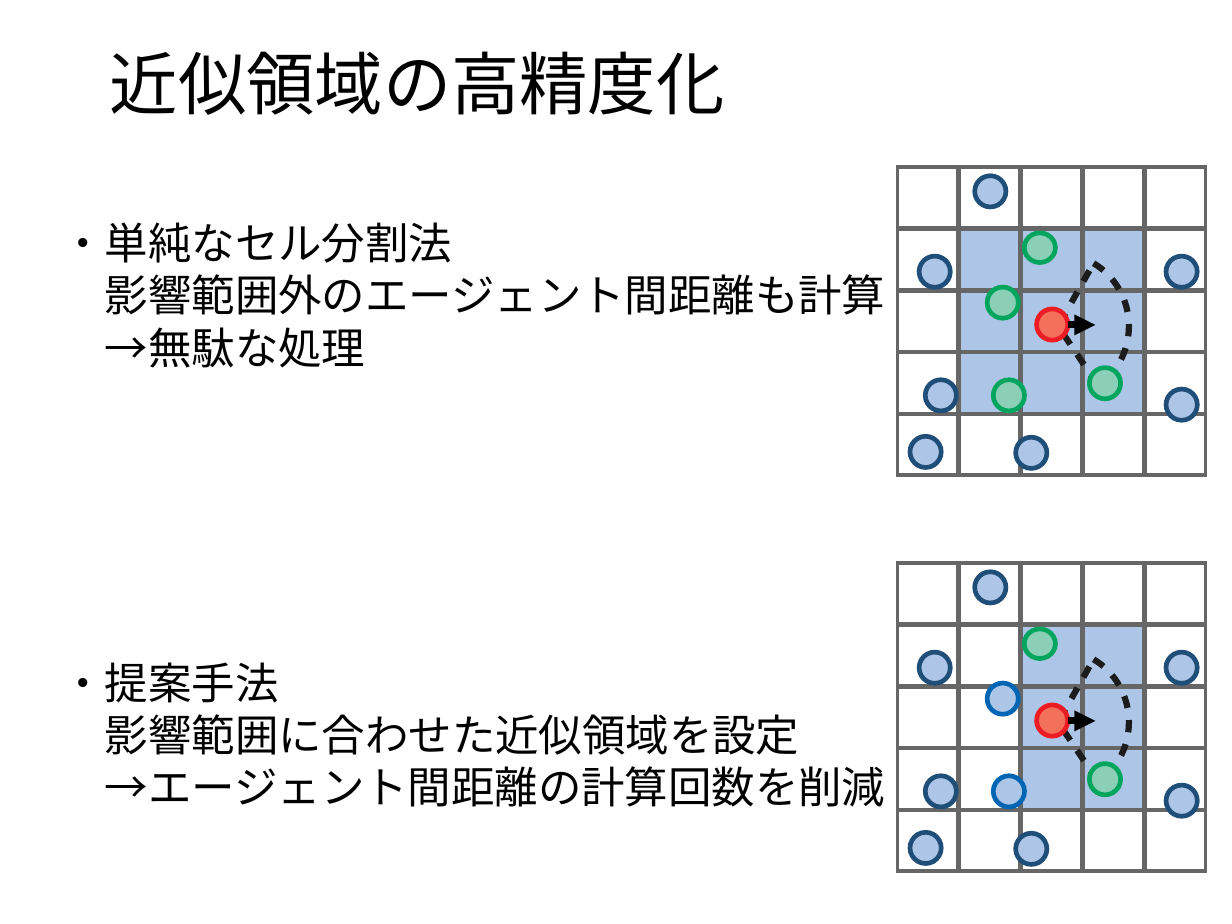
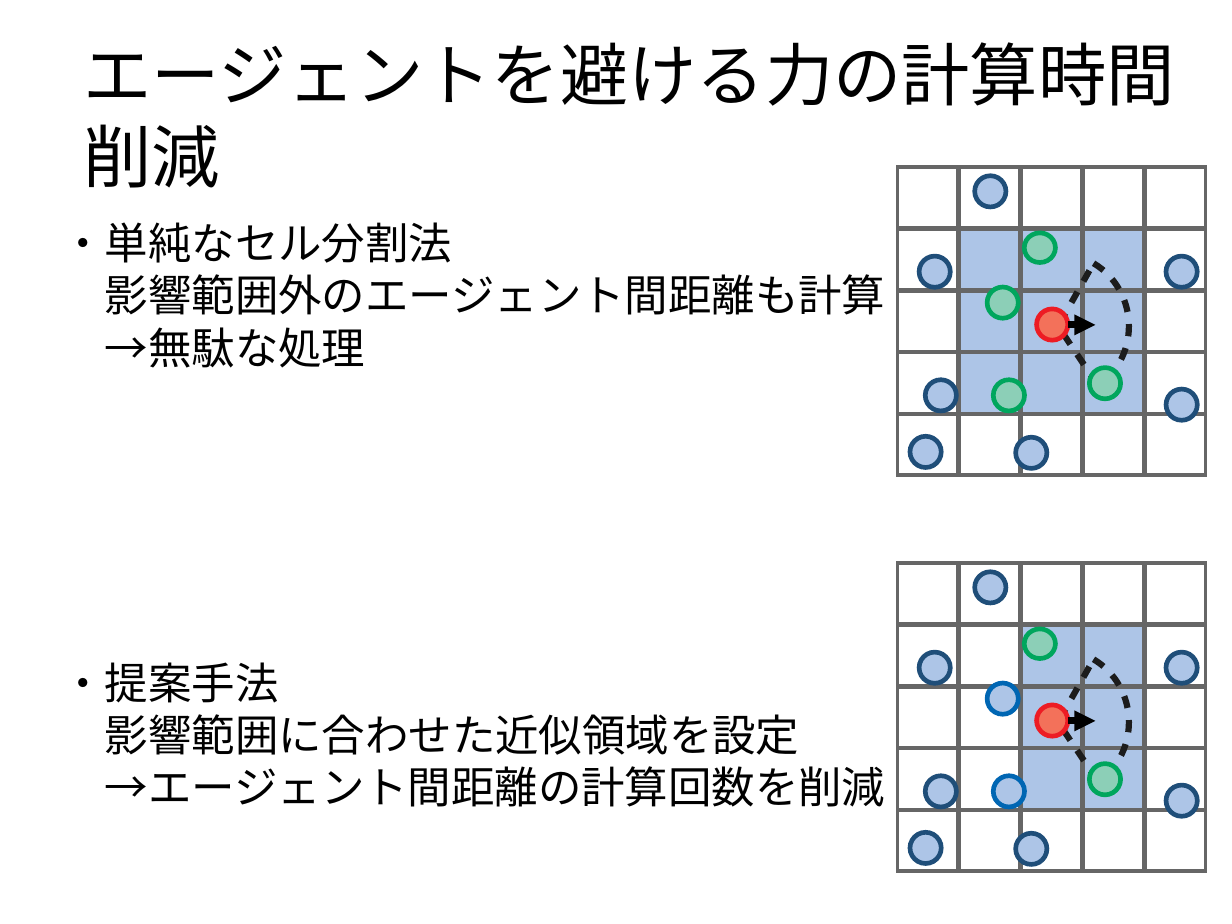
Before and after one commit to payao8810/shuron, a slide deck: slide 27 of slide.odp (slide 24 before the commit). Drawn at 1232x924 pixels with LibreOffice and Linux fonts; fonts in the diff are those of the drawing; background and template pictures are left out. Boxes give left, top, right and bottom in pixels: in the first picture for what was removed or moved away, otherwise in the second. Text is boxed around its words. In the diff, an @@ line names an element or a change of style, - is before the commit and + after.

```diff
--- a/slide.odp
+++ b/slide.odp
@@ title added at (84, 42, 1175, 188), 44 pt, text #000000 @@
+エージェントを避ける力の計算時間削減
@@ title removed at (110, 51, 725, 115) @@
-近似領域の高精度化
```
Also in this commit, not shown: 7 other slides changed, 8 slides added, 1 slide removed.
